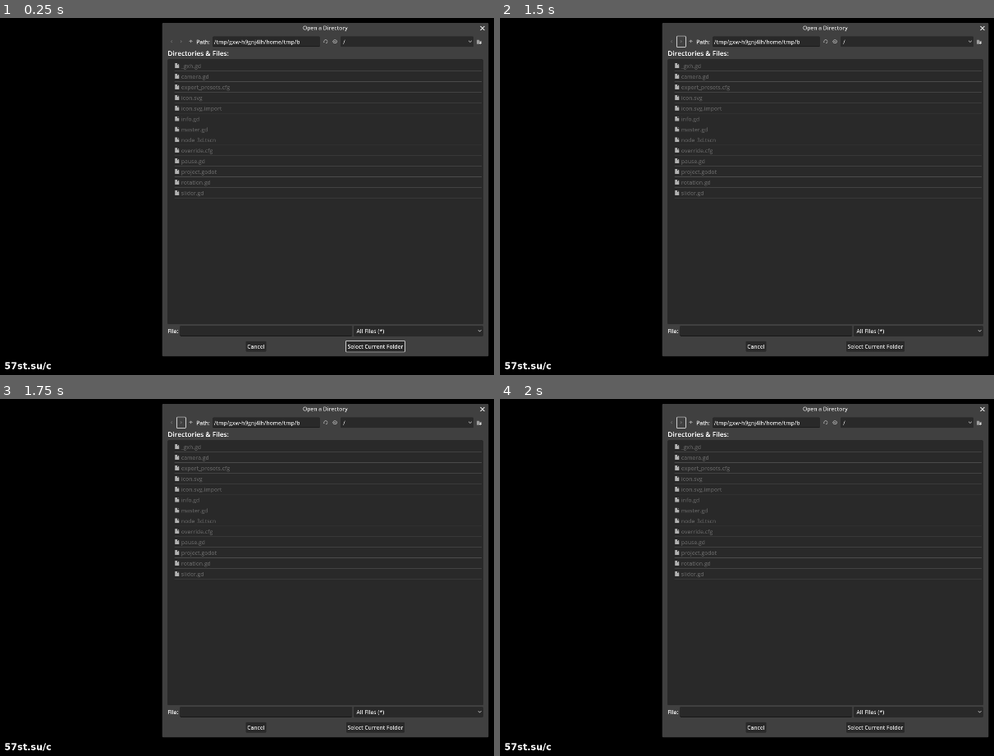
Above: before the commit, frames 1-4 (two rows, left to right).
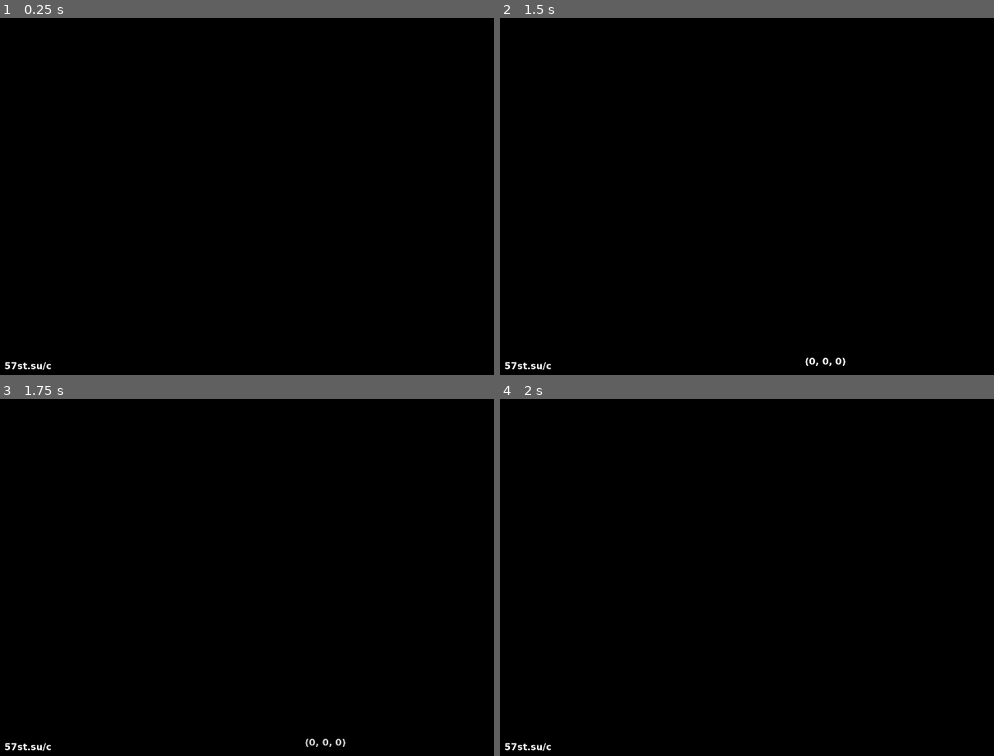
Above: after the commit, the same moments.

Repository: chaos-soft/ariel
Game: Godot game, scene res://node_3d.tscn
Two runs of this game, one before a commit and one after it. Both use one fixed random seed, a clock stepped at 60 frames per second and the inputs below. The engine's default icon, where the game draws it, is replaced by a stand-in: a white triangle on a blue panel in a dark square.
Inputs (mouse positions are in pixels of both pictures, inside the frame that each line leads up to):
- Up to frame 1 (0.25 s): no input
- Up to frame 2 (1.5 s): click (682, 42) at 0.52 s; click (682, 42) at 1.27 s
- Up to frame 3 (1.75 s): no input
- Up to frame 4 (2 s): no input

The runs differ from the first frame. In frame 1, 62% of the frame differs, in the area x 32-99%, y 1-95%; in frame 2, 62%, in the area x 32-99%, y 1-98%; in frame 3, 62%; in frame 4, 62%.

Commit message:
Изменения
Fix. Проверка на наличие config.json.
Fix. Проверка расширений в нижнем регистре.
Ограничение в 60 FPS.
Системные файловые диалоги.

Diff:
--- a/camera.gd
+++ b/camera.gd
@@ -69,8 +69,11 @@
 func parse_config(path: String) -> void:
     if not config:
         var file = FileAccess.open('{0}/config.json'.format([path]), FileAccess.READ)
-        var content = file.get_as_text()
-        config = JSON.parse_string(content)
+        if file:
+            var content = file.get_as_text()
+            config = JSON.parse_string(content)
+        else:
+            config = {}
 
 
 func reset_position(value: Vector3) -> void:
--- a/master.gd
+++ b/master.gd
@@ -5,7 +5,6 @@
 
 func _input(_event: InputEvent) -> void:
     if Input.is_action_just_pressed('open_file_dialog'):
-        Input.mouse_mode = Input.MOUSE_MODE_VISIBLE
         $FileDialog.current_dir = config.get_value('master', 'last_dir', 'res://')
         $FileDialog.show()
 
@@ -22,7 +21,6 @@
 
 
 func set_dir(dir: String) -> void:
-    Input.mouse_mode = Input.MOUSE_MODE_HIDDEN
     config.set_value('master', 'last_dir', dir)
     config.save('user://config.ini')
     await $MeshInstance3D.reset_position_tween()
--- a/node_3d.tscn
+++ b/node_3d.tscn
@@ -101,6 +101,7 @@
 ok_button_text = "Select Current Folder"
 file_mode = 2
 access = 2
+use_native_dialog = true
 
 [node name="pause" type="Node" parent="."]
 process_mode = 3
--- a/project.godot
+++ b/project.godot
@@ -13,6 +13,7 @@
 config/name="ariel"
 run/main_scene="res://node_3d.tscn"
 config/features=PackedStringArray("4.3", "Forward Plus")
+run/max_fps=60
 boot_splash/bg_color=Color(0, 0, 0, 1)
 boot_splash/show_image=false
 config/icon="res://icon.svg"
--- a/slider.gd
+++ b/slider.gd
@@ -66,7 +66,7 @@
     path = get_node('/root/Node3D').config.get_value('master', 'last_dir')
     var dir = DirAccess.open(path)
     for v in dir.get_files():
-        if v.right(4) in extensions:
+        if v.right(4).to_lower() in extensions:
             images.append(v)
     reset_index()
     change_image()
Not shown, changed: export_presets.cfg
